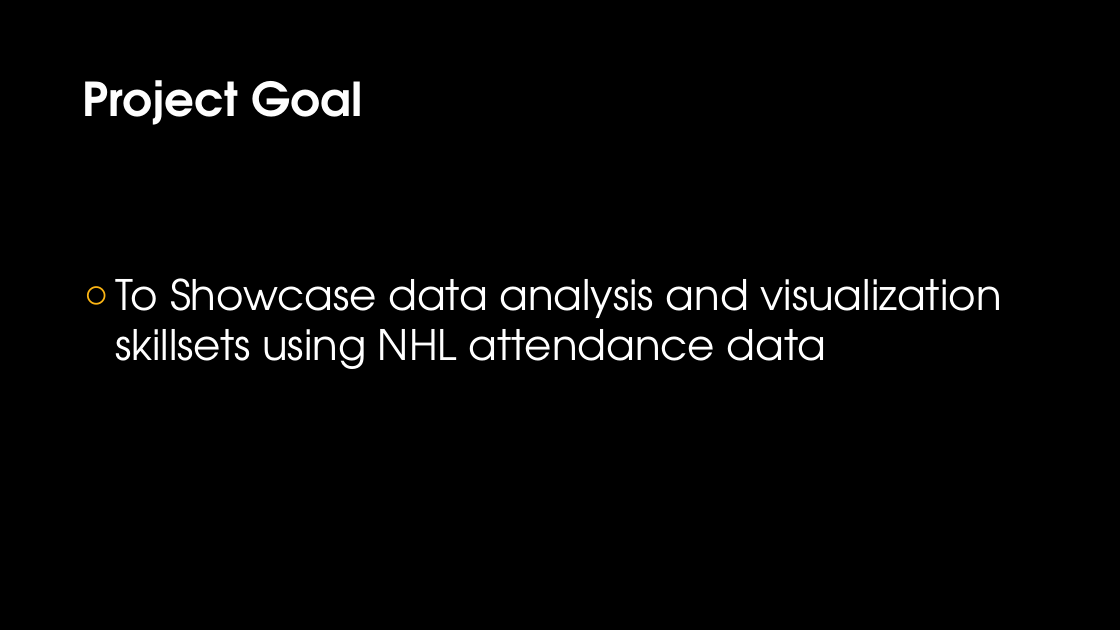
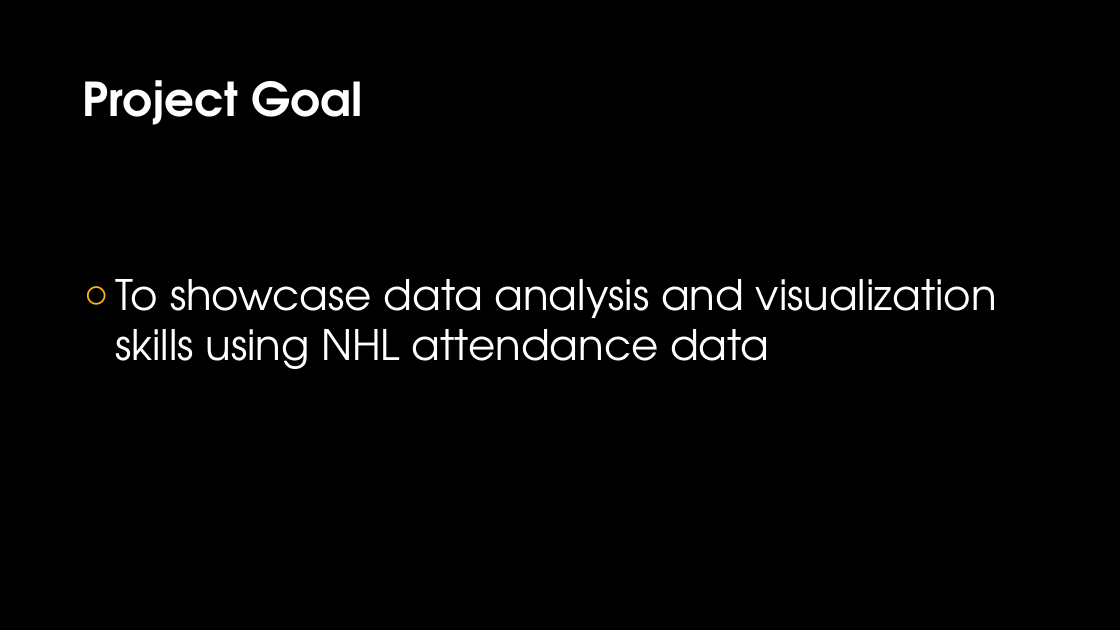
Before and after one commit to nithinr7/NHL-Attendance-Dashboard, a slide deck: slide 2 of Penguins Presentation.pptx. Drawn at 1120x630 pixels with LibreOffice and Linux fonts; fonts in the diff are those of the drawing; background and template pictures are left out. Boxes give left, top, right and bottom in pixels: in the first picture for what was removed or moved away, otherwise in the second. Text is boxed around its words. In the diff, an @@ line names an element or a change of style, - is before the commit and + after.

```diff
--- a/Penguins Presentation.pptx
+++ b/Penguins Presentation.pptx
@@ text at bbox=[115, 279, 997, 369]: text changed @@
-○ To Showcase data analysis and visualization skillsets using NHL attendance data
+○ To showcase data analysis and visualization skills using NHL attendance data
```
Also in this commit, not shown: 1 other slide changed, 3 slides added, 3 other files.
